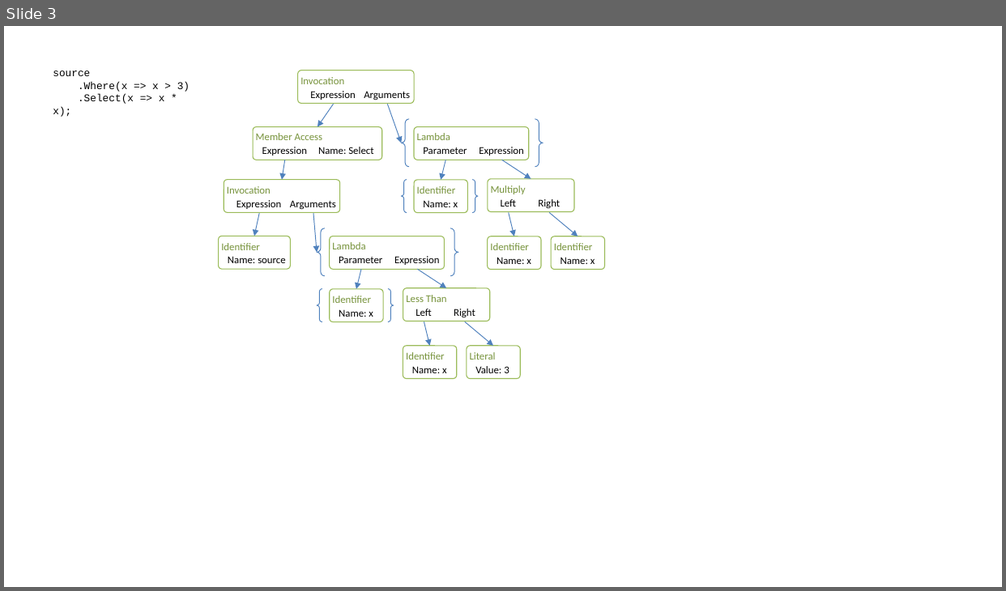
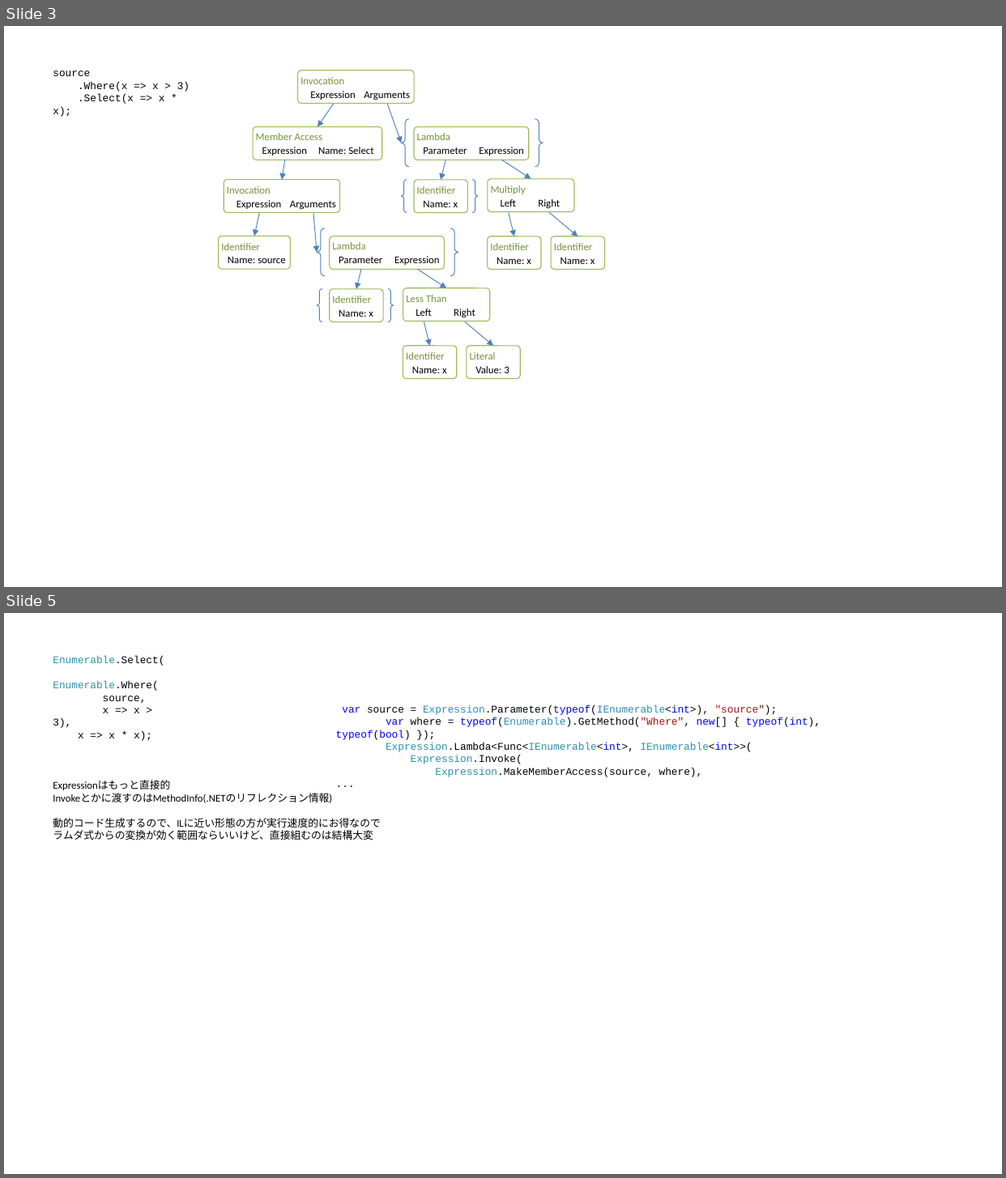
Before and after one commit to ufcpp/UfcppSample, a slide deck: Chapters/Dynamic/fig/ExpressionTrees.pptx. Shown one above the other, each under a label of ours: slide 3 before the commit, slides 3 and 5 after it; the slides between them are not shown. The pictures are 1006x591 and 1006x1178 pixels, drawn with LibreOffice and Linux fonts; fonts in the diff are those of the drawing. Boxes give left, top, right and bottom in pixels: in the first picture for what was removed or moved away, otherwise in the second. Text is boxed around its words. In the diff, an @@ line names an element or a change of style, - is before the commit and + after.

```diff
--- a/Chapters/Dynamic/fig/ExpressionTrees.pptx
+++ b/Chapters/Dynamic/fig/ExpressionTrees.pptx
@@ slide 5 added at bbox=[4, 613, 1002, 1174], background #FFFFFF @@
@@ text added at bbox=[53, 656, 164, 741], 10 pt, text #000000 @@
+Enumerable.Select(
+Enumerable.Where(
+source,
+x => x > 3),
+x => x * x);
@@ text added at bbox=[336, 705, 820, 777], 10 pt, text #000000 @@
+var source = Expression.Parameter(typeof(IEnumerable<int>), "source");
+var where = typeof(Enumerable).GetMethod("Where", new[] { typeof(int), typeof(bool) });
+Expression.Lambda<Func<IEnumerable<int>, IEnumerable<int>>(
+Expression.Invoke(
+Expression.MakeMemberAccess(source, where),
+...
@@ text added at bbox=[53, 781, 380, 840], 10 pt, text #000000 @@
+Expressionはもっと直接的
+Invokeとかに渡すのはMethodInfo(.NETのリフレクション情報)
+動的コード生成するので、ILに近い形態の方が実行速度的にお得なので
+ラムダ式からの変換が効く範囲ならいいけど、直接組むのは結構大変
```
Also in this commit, not shown: 1 slide changed, 1 other slide added.
